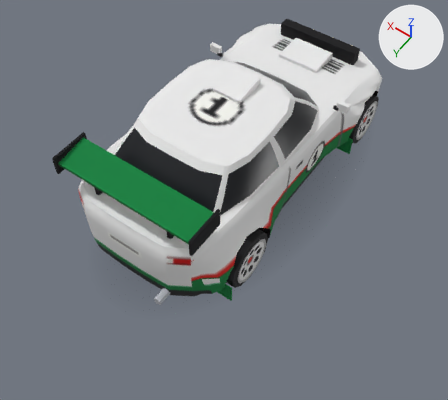
Two versions of the glTF model modelos/vendaval.glb, one commit apart.
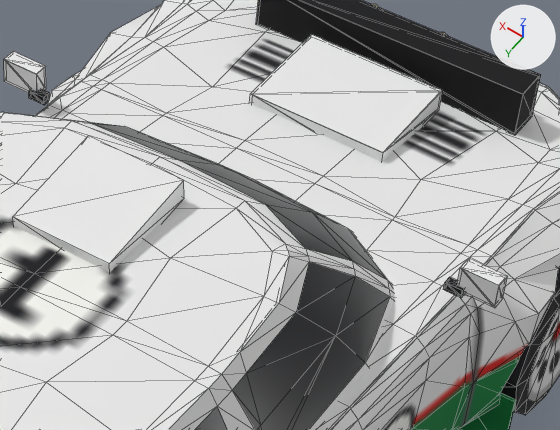
The first picture shows the older version from a camera (50 mm lens) standing at (-2.6, 4.04, 5.5) and looking at (-0.19, 0.67, 0.2). The close-ups show the older and then the newer version on the part from 47% to 82% of the width and 7% to 37% of the height of that picture. Only the edits that show in the close-ups are written down. Lighting does not change. The marker at upper right points along +X, +Y and +Z. The close-ups show mesh edges as thin lines. Where no turn or scale is listed for an object, it has been applied to the vertices. Vertices at exactly the same position are counted once.

Before the edit, the objects in view are built like this:
```python
ob_capo_malha = bpy.data.objects.new('Capo_malha', me_capo_malha)
ob_capo_malha.location = (0.0, 0.0, 0.0)
ob_carroceria = bpy.data.objects.new('Carroceria', me_carroceria_001)
ob_carroceria.location = (0.0, 0.0, 0.0)
ob_interior = bpy.data.objects.new('Interior', me_interior)
ob_interior.location = (0.0, 0.0, 0.0)
ob_porta_d_malha = bpy.data.objects.new('Porta_D_malha', me_porta_d_malha)
ob_porta_d_malha.location = (0.0, 0.0, 0.0)
ob_porta_e_malha = bpy.data.objects.new('Porta_E_malha', me_porta_e_malha)
ob_porta_e_malha.location = (0.0, 0.0, 0.0)
# also in view: 'Roda_DD' at (-0.81, -1.2, 0.31)
```
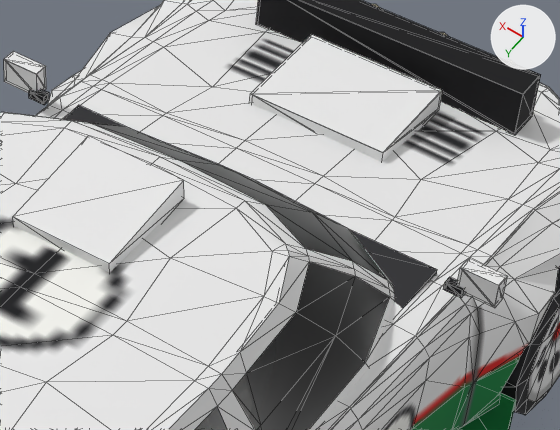
Edits to the bpy script that builds the scene:
```text
Change mat_vidro:
    mat_vidro.alpha: 1.0 -> 0.8
Add mat_forro:
    mat_forro = principled_material('Forro')
    mat_forro.base_color = (0.029, 0.029, 0.0323)  # dark grey #303032
    mat_forro.roughness = 1.0
Add mat_banco:
    mat_banco = principled_material('Banco')
    mat_banco.base_color = (0.893, 0.873, 0.813)  # white #f3f0e9
    mat_banco.roughness = 1.0
Change me_interior:
    used by ob_interior; location = (0.0, 0.0, 0.0)
    remove me_interior.from_pydata(...)  # 24 vertices, 36 faces; spans x -0.7..0.7, y -1.63..0.99, z 0.3..1.2
    remove me_interior.materials.append(mat_caixa)  # black #101013
    add me_interior.from_pydata(...)  # 392 vertices, 548 faces; spans x -0.74..0.74, y -1.63..1.87, z 0.27..1.28
    me_interior part 1: a new loose piece, a box spanning x -0.66..0.66, y -0.67..-0.31, z 0.58..0.85, in mat_forro (dark grey #303032)
    other edits to the shape of me_interior do not show in these pictures
    add me_interior.materials.append(mat_forro)  # dark grey #303032
    add me_interior.materials.append(mat_banco)  # white #f3f0e9
    add me_interior.materials.append(mat_cromo)  # light grey #b9bcc3
    add me_interior.materials.append(mat_preto)  # black #101013
```

Changed parts and their boxes [x1, y1, x2, y2] in the close-ups (560 x 430 px):
'Interior', reshaped (not visible before)
    after: [64, 105, 437, 308]
